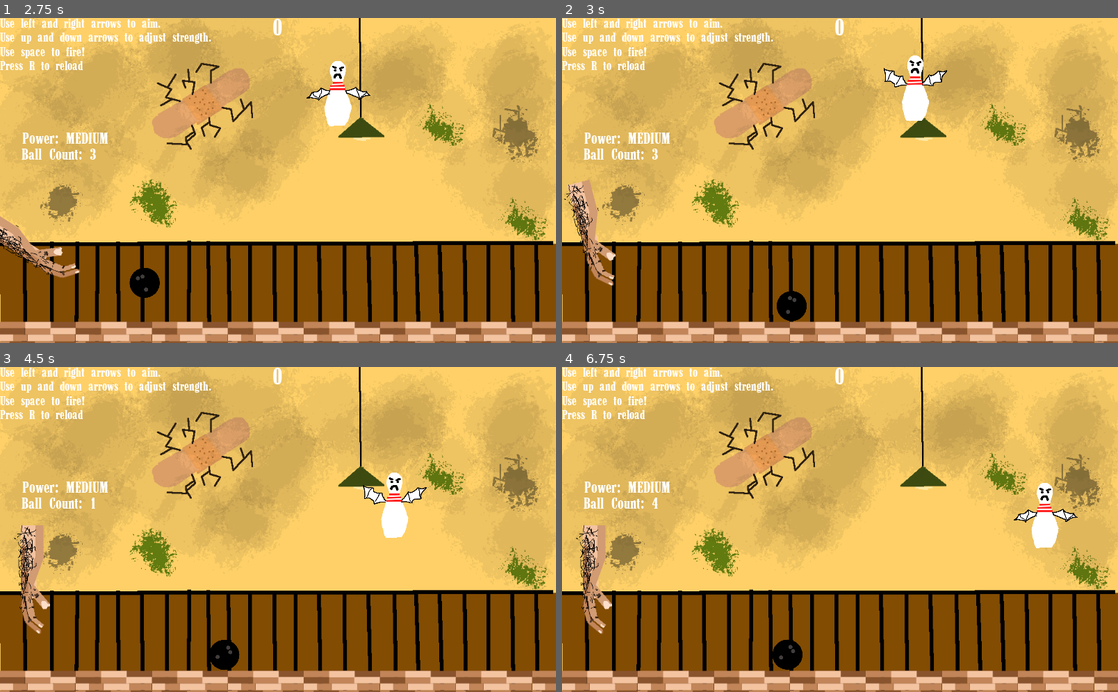
Above: before the commit, frames 1-4 (two rows, left to right).
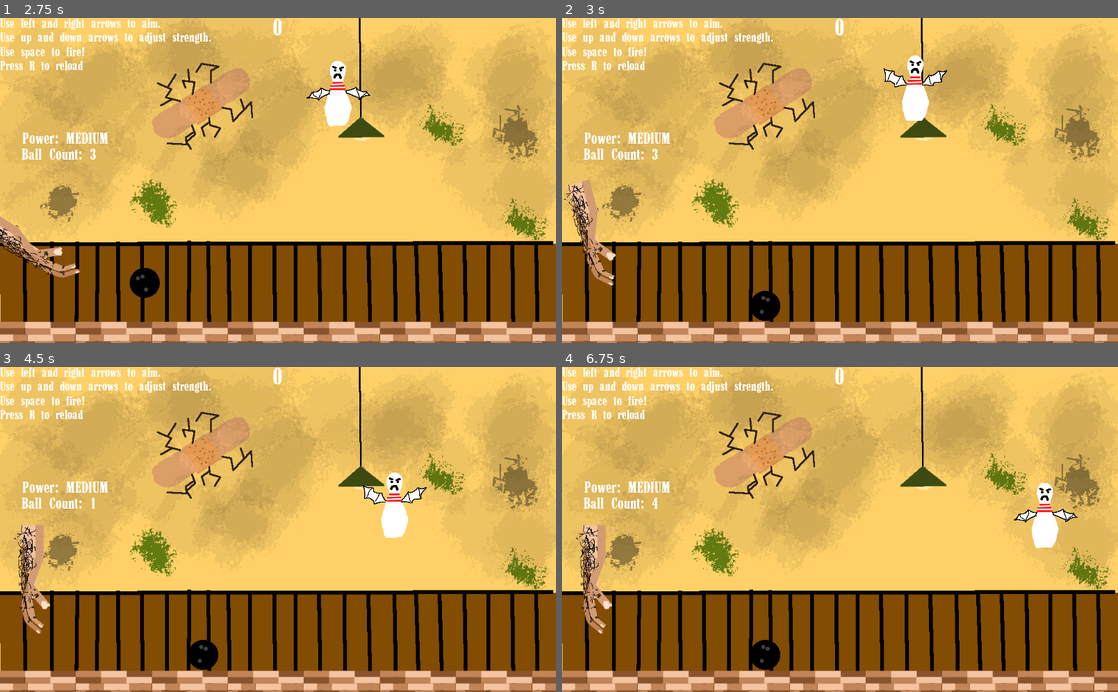
Above: after the commit, the same moments.

Repository: colinthomas-z80/CS315_Project1
Game: Godot game, scene res://Level.tscn
Same seed, same stepped clock (60 frames per second), same inputs: the game is played once before the commit and once after it. Sound files missing from this copy of the repository are replaced by a short silence.
Inputs:
- Up to frame 1 (2.75 s): click "Begin" at 0.5 s; hold Right (ui_right) 1.28-2.03 s; tap Space (launch) at 1.35, 2.3 s; tap R (r) at 1.55, 2.1 s; hold Down (ui_down) from 2.03 s (still down)
- Up to frame 2 (3 s): release Down (ui_down) at 2.78 s; hold Right (ui_right) from 2.78 s (still down); tap Space (launch) at 2.85 s
- Up to frame 3 (4.5 s): tap R (r) at 3.05, 3.6 s; release Right (ui_right) at 3.53 s; hold Up (ui_up) 3.53-4.28 s; tap Space (launch) at 3.8, 4.35 s; hold Left (ui_left) from 4.28 s (still down)
- Up to frame 4 (6.75 s): tap R (r) at 4.55, 5.85 s; release Left (ui_left) at 5 s; click "Begin" at 5 s; hold Left (ui_left) 5.78-6.53 s; tap Space (launch) at 6.05, 6.6 s; hold Down (ui_down) from 6.53 s (still down)

Frame 1 is identical in both runs. In frame 2, 0.6% of the frame differs, in the area x 34-44%, y 83-94%; in frame 3, 0.5%; in frame 4, 0.6%.

Commit message:
add scoring functionality

Diff:
--- a/src/HUD.gd
+++ b/src/HUD.gd
@@ -14,26 +14,13 @@
 	if text != null: $BallCount.text = str("Ball Count: " + str(text))
 func show_game_over():
 	show_message("Pins of Fury")
-	update_score(0)
+	$ScoreLabel.text = str(0)
 	$StartButton.show()
 
 
 func update_score(score):
-	$ScoreLabel.text = str(score)
-
-# Declare member variables here. Examples:
-# var a = 2
-# var b = "text"
-
-
-# Called when the node enters the scene tree for the first time.
-
-
-
-
-# Called every frame. 'delta' is the elapsed time since the previous frame.
-#func _process(delta):
-#	pass
+	var cur = int($ScoreLabel.text)
+	$ScoreLabel.text = str(cur + score)
 
 func newGame():
 	show_game_over()
--- a/src/Level.gd
+++ b/src/Level.gd
@@ -21,9 +21,9 @@
 			ballCount -= 1
 			newBall()
 	if Input.is_action_just_pressed("ui_up"):
-		$HUD.strengthSetText(curBall.strength("up"))
+		if inGame: $HUD.strengthSetText(curBall.strength("up"))
 	if Input.is_action_just_pressed("ui_down"):
-		$HUD.strengthSetText(curBall.strength("down"))
+		if inGame: $HUD.strengthSetText(curBall.strength("down"))
 
 
 func newBall():
--- a/src/ball.gd
+++ b/src/ball.gd
@@ -14,7 +14,7 @@
 var resetState = false
 
 func _process(delta):
-	if Input.is_action_just_pressed("launch"):
+	if Input.is_action_just_pressed("launch") and !hasLaunched:
 		mode = MODE_RIGID
 		$AudioStreamPlayer.play()
 		hasLaunched = true
